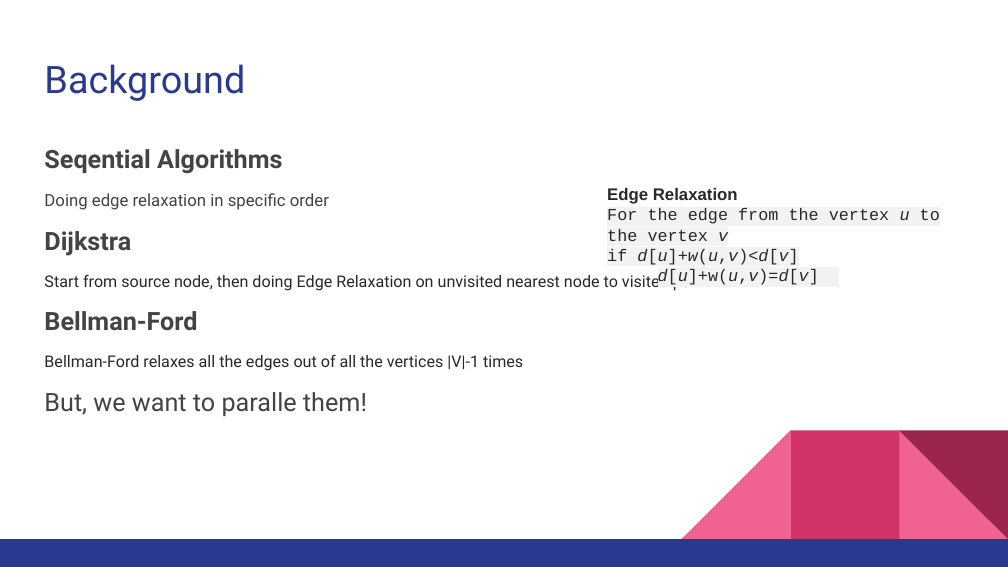
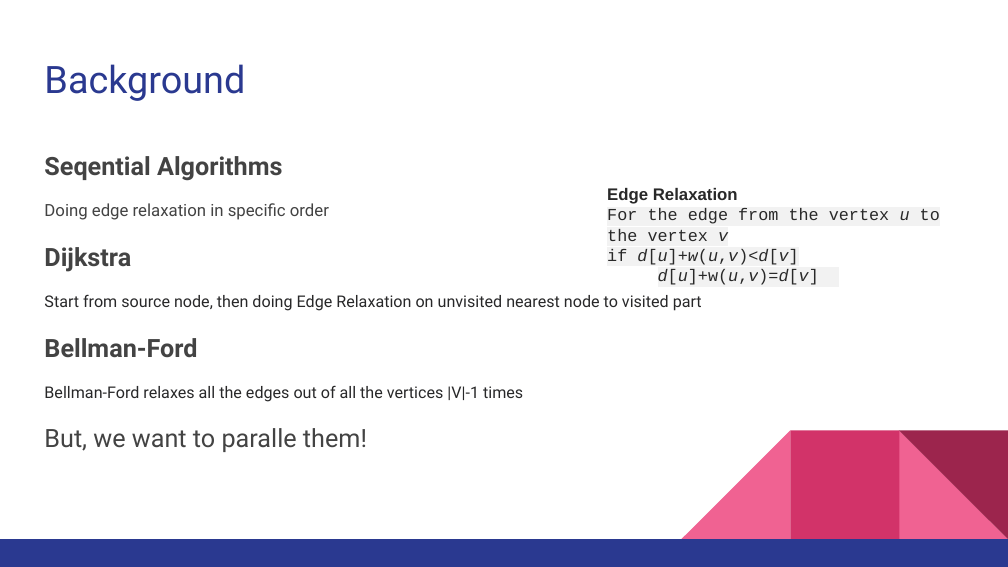
Before and after one commit to xtstc131/COMP5704-Mainpage, a slide deck: slide 3 of Slide_Presentation.pptx. Drawn at 1008x567 pixels with LibreOffice and Linux fonts; fonts in the diff are those of the drawing. Boxes give left, top, right and bottom in pixels: in the first picture for what was removed or moved away, otherwise in the second. Text is boxed around its words. In the diff, an @@ line names an element or a change of style, - is before the commit and + after.

```diff
--- a/Slide_Presentation.pptx
+++ b/Slide_Presentation.pptx
@@ text "Seqential Algorithms" at (44, 156, 702, 452): line spacing 0.95 to 1.15 @@
```
Also in this commit, not shown: 2 other slides changed, 2 slides added.
